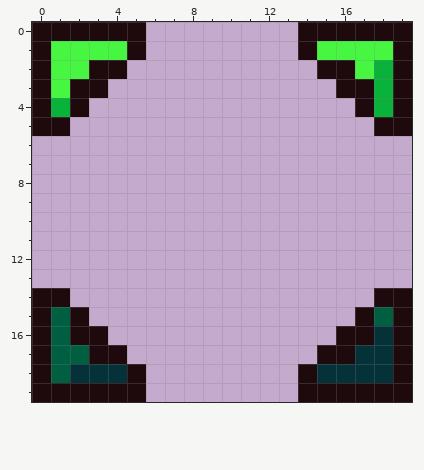
One commit to this pixel-art sprite: Assets/Sprites/select.png. The first picture shows the starting point.
The file is 20x20 pixels.
The same view after the edit:
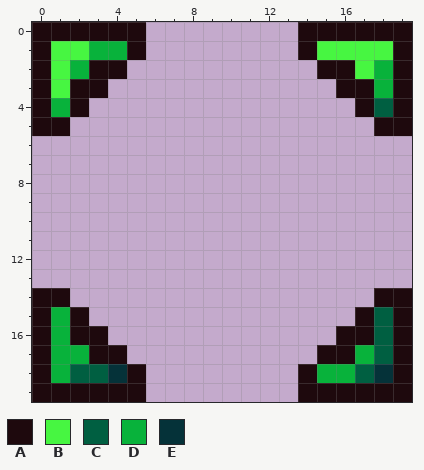
Palette (. is transparent): A #1e090d  B #47f641  C #005f41  D #08b23b  E #053239
Changes in this commit:
{"y":1,"x":3,"old":"BB","new":"DD"}
{"y":2,"x":2,"old":"B","new":"D"}
{"y":4,"x":18,"old":"D","new":"C"}
{"y":15,"x":1,"old":"C","new":"D"}
{"y":16,"x":1,"old":"C","new":"D"}
{"y":16,"x":18,"old":"E","new":"C"}
{"y":17,"x":1,"old":"CC","new":"DD"}
{"y":17,"x":17,"old":"EE","new":"DC"}
{"y":18,"x":1,"old":"CEE","new":"DCC"}
{"y":18,"x":15,"old":"EEE","new":"DDC"}
